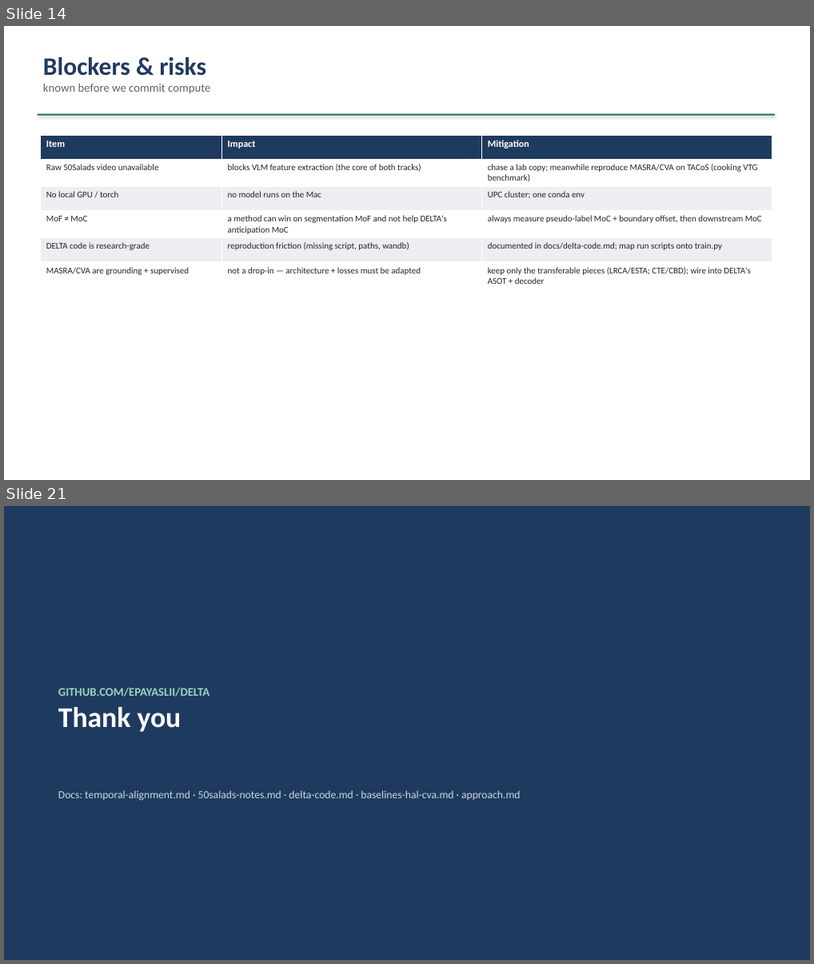
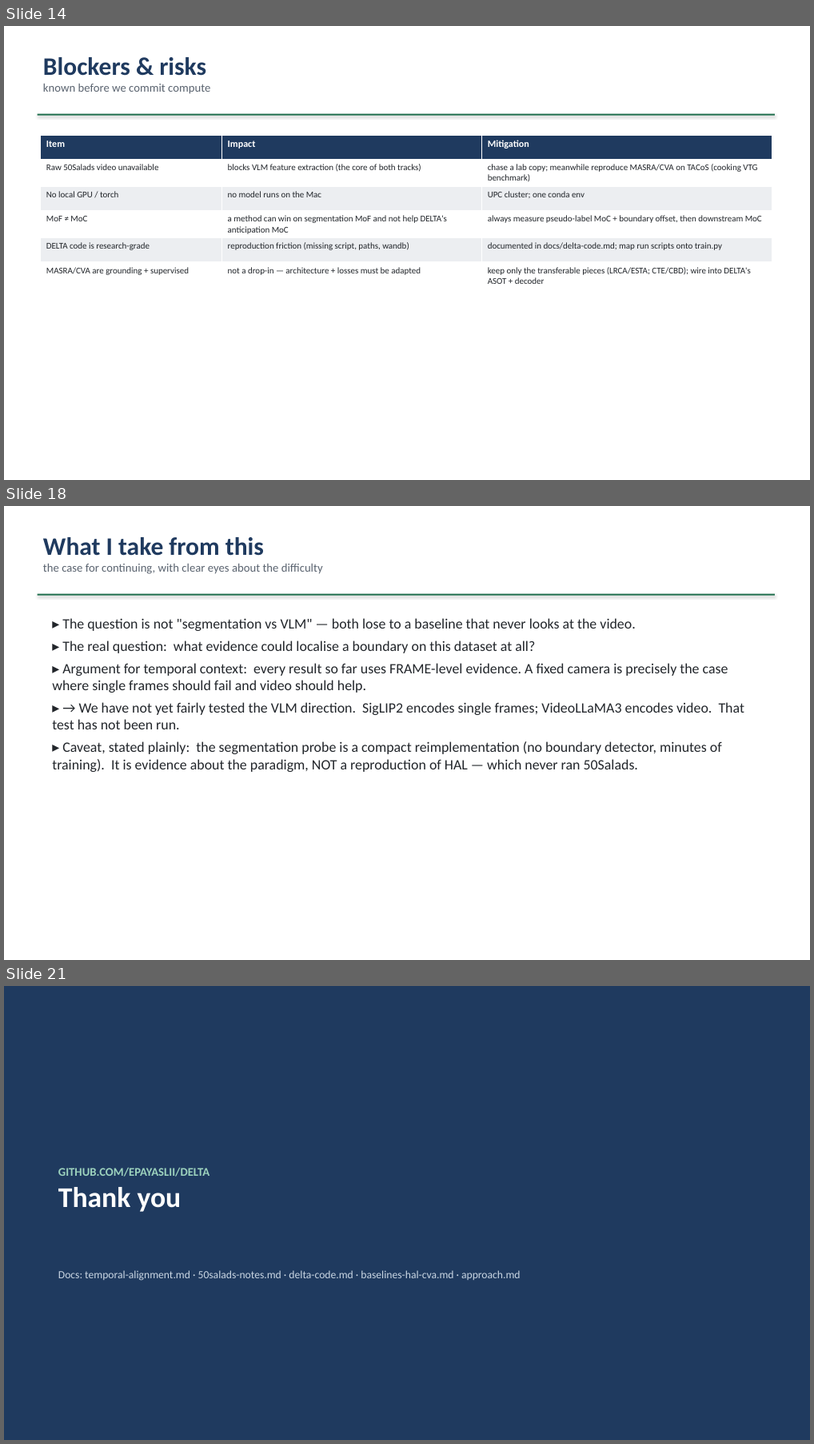
Before and after one commit to epayaslii/DELTA, a slide deck: slides/DELTA_progress.pptx. Shown one above the other, each under a label of ours: slides 14 and 21 before the commit, slides 14, 18 and 21 after it; the slides between them are not shown. The pictures are 814x964 and 814x1444 pixels, drawn with LibreOffice and Linux fonts; fonts in the diff are those of the drawing. Boxes give left, top, right and bottom in pixels: in the first picture for what was removed or moved away, otherwise in the second. Text is boxed around its words. In the diff, an @@ line names an element or a change of style, - is before the commit and + after.

Commit message:
Update the deck with measured results
The back half was still the pre-measurement plan (InternVideo2, "chase raw 50S
video", an M1-M7 schedule) with no numbers in it. Replaced with a results
section and refreshed the opening summary and takeaways.

New: the headline table (every method vs the naive-uniform floor), the
diagnostic evidence for why (0.94 frame similarity, 27% on the hard semantic
test, the self-confirmation trace), what the results do and don't imply, the
build/test status, and the asks -- GPU access with remote access confirmed
before the on-site weeks end, plus the direction call.

States plainly that 67 passing tests show the code is correct on synthetic
data, not that the method works.

```diff
--- a/slides/DELTA_progress.pptx
+++ b/slides/DELTA_progress.pptx
@@ slide 18 added at [4, 506, 810, 960], background #FFFFFF @@
@@ text added at [43, 537, 323, 574], 14 pt, text #5B6470 @@
+What I take from this
+the case for continuing, with clear eyes about the difficulty
@@ rectangle added at [38, 594, 775, 596], fill #1F6F4D @@
@@ text added at [52, 618, 745, 772], 17 pt, text #22262B @@
+▸ The question is not "segmentation vs VLM" — both lose to a baseline that never looks at the video.
+▸ The real question: what evidence could localise a boundary on this dataset at all?
+▸ Argument for temporal context: every result so far uses FRAME-level evidence. A fixed camera is precisely the case where single frames should fail and video should help.
+▸ → We have not yet fairly tested the VLM direction. SigLIP2 encodes single frames; VideoLLaMA3 encodes video. That test has not been run.
+▸ Caveat, stated plainly: the segmentation probe is a compact reimplementation (no boundary detector, minutes of training). It is evidence about the paradigm, NOT a reproduction of HAL — which never ran 50Salads.
```
Also in this commit, not shown: 3 slides changed, 4 other slides added, 5 slides removed, 1 other file.
